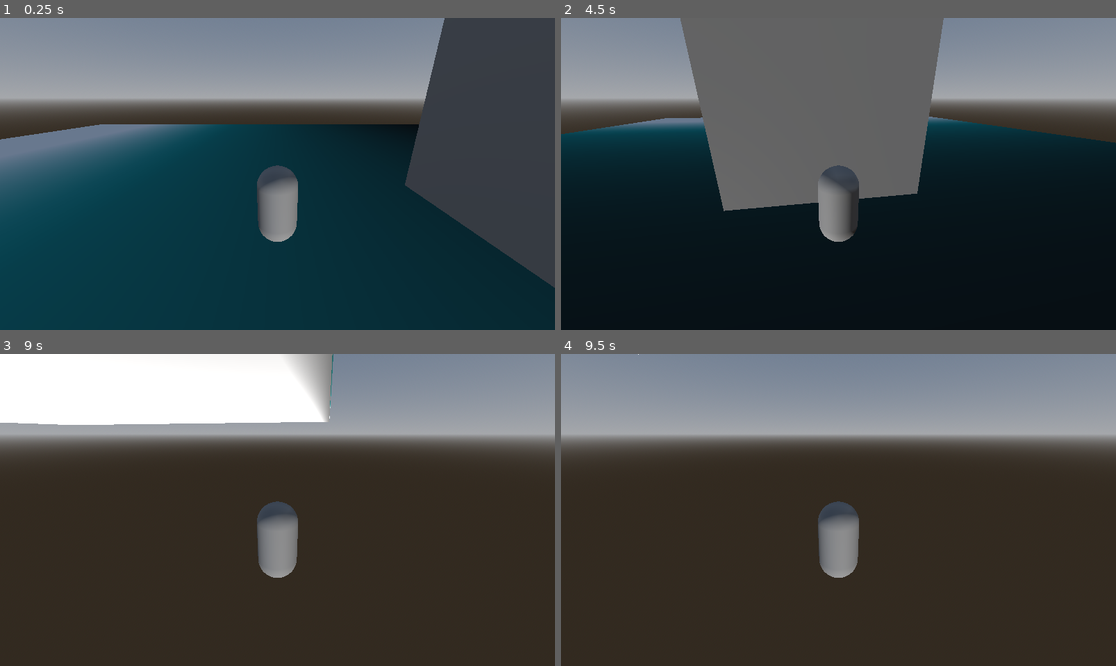
Above: before the commit, frames 1-4 (two rows, left to right).
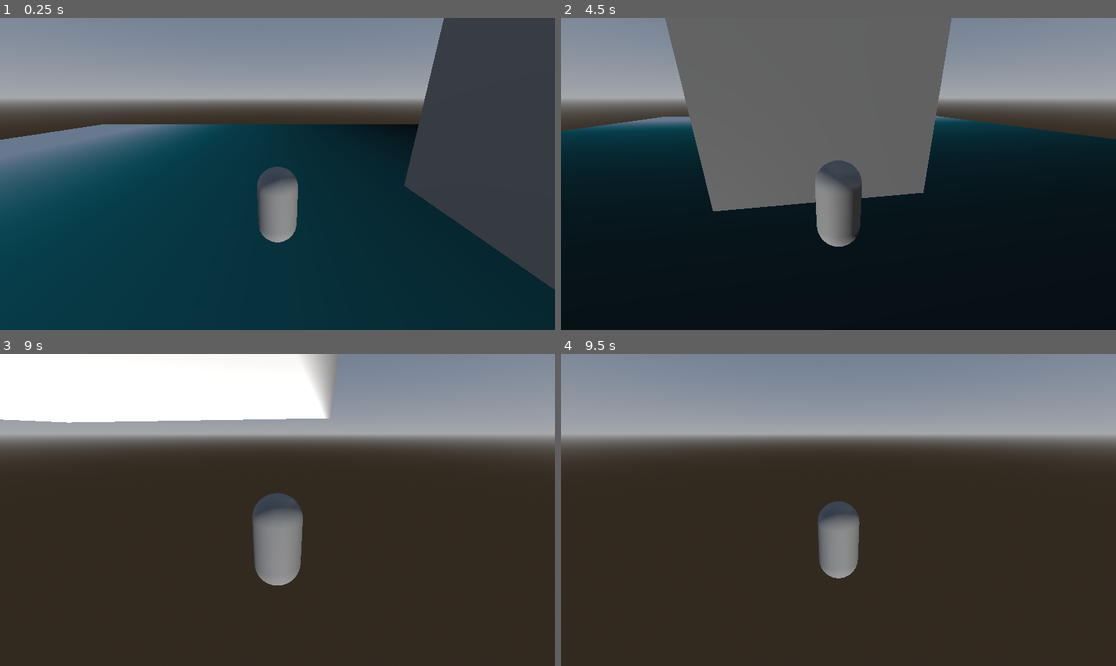
Above: after the commit, the same moments.

Repository: appellatebaton0/wild-jam-90
Game: Godot game, scene res://Scenes/Main.tscn
The game is run twice, just before and just after one commit, with the same random seed, the same clock (stepped at 60 frames per second) and the same inputs.
Inputs (mouse positions are in pixels of both pictures, inside the frame that each line leads up to):
- Up to frame 1 (0.25 s): no input
- Up to frame 2 (4.5 s): tap Enter at 0.5 s; move the mouse to (960, 158) at 0.52 s; hold D (Right) 0.53-1.28 s; tap Space (Jump) at 0.77, 1.52, 3.02, 3.77 s; move the mouse to (727, 189) at 1.27 s; hold S (Backwards) 1.28-2.03 s; move the mouse to (894, 105) at 2.02 s; hold D (Right) 2.03-2.78 s; move the mouse to (810, 236) at 2.77 s; hold W (Forwards) 2.78-3.53 s; move the mouse to (1005, 220) at 3.52 s; hold A (Left) from 3.53 s (still down); move the mouse to (672, 127) at 4.27 s
- Up to frame 3 (9 s): tap Space (Jump) at 4.52, 6.02, 6.77, 7.52 s; move the mouse to (305, 510) at 5.02 s; release A (Left) at 5.03 s; hold S (Backwards) 5.03-5.78 s; move the mouse to (194, 432) at 5.77 s; hold D (Right) 5.78-6.53 s; move the mouse to (399, 494) at 6.52 s; hold W (Forwards) 6.53-7.28 s; move the mouse to (166, 525) at 7.27 s; hold D (Right) 7.28-8.03 s; move the mouse to (333, 441) at 8.02 s; hold S (Backwards) 8.03-8.78 s; move the mouse to (249, 572) at 8.77 s; hold A (Left) from 8.78 s (still down)
- Up to frame 4 (9.5 s): keep holding A (Left); tap Space (Jump) at 9.02 s

The runs differ from the first frame. In frame 1, 0.2% of the frame differs, in the area x 0-100%, y 0-88%; in frame 2, 2.9%, in the area x 0-100%, y 0-74%; in frame 3, 2.3%; in frame 4, less than 0.1%.

Commit message:
v1.1 - Sprinting
Added a SwitchMoveBit, that will adopt the functionality of one of two others based on a condition, then wired it up to use the Walk one when you're not pressing the sprint key, and the Run one when you are.

Diff:
--- a/Scenes/Player.tscn
+++ b/Scenes/Player.tscn
@@ -5,9 +5,11 @@
 [ext_resource type="Script" uid="uid://cw1ibpybypc2" path="res://Scripts/Bits/MoveBits/3D/ControlBits/Platformer.gd" id="3_megsn"]
 [ext_resource type="Script" uid="uid://4otg5dsd8uso" path="res://Scripts/Bits/MoveBits/3D/ControlBits/WallJump.gd" id="4_yoq75"]
 [ext_resource type="Script" uid="uid://ctf2a2d7waikj" path="res://Scripts/Bits/MoveBits/3D/ControlBits/WallSlide.gd" id="5_ksbbd"]
+[ext_resource type="Script" uid="uid://nsahhp627l3l" path="res://Scripts/Bits/MoveBits/Switch.gd" id="5_megsn"]
 [ext_resource type="Script" uid="uid://djhmxrvyb8qik" path="res://Scripts/Bits/Camera3D.gd" id="6_glx4g"]
 [ext_resource type="Script" uid="uid://vjcrkxkgf2f2" path="res://Scripts/Bits/CameraFloat.gd" id="7_bhhdu"]
 [ext_resource type="Script" uid="uid://b1o48vkwquyxs" path="res://Scripts/Values/Node/ManualNode.gd" id="7_miouo"]
+[ext_resource type="Script" uid="uid://ijkm2f1r0gk7" path="res://Scripts/Values/Bool/Input.gd" id="7_yoq75"]
 
 [sub_resource type="CapsuleShape3D" id="CapsuleShape3D_r150o"]
 
@@ -26,11 +28,6 @@
 [node name="MeshInstance3D" type="MeshInstance3D" parent="CharacterBody3D" unique_id=1061541379]
 mesh = SubResource("CapsuleMesh_r150o")
 
-[node name="Platform" type="Node" parent="CharacterBody3D" unique_id=409108400]
-script = ExtResource("3_megsn")
-exclusive = false
-metadata/_custom_type_script = "uid://cw1ibpybypc2"
-
 [node name="WallJump" type="Node" parent="CharacterBody3D" unique_id=609956102]
 script = ExtResource("4_yoq75")
 exclusive = false
@@ -40,6 +37,26 @@
 script = ExtResource("5_ksbbd")
 exclusive = false
 metadata/_custom_type_script = "uid://ctf2a2d7waikj"
+
+[node name="SprintSwitch" type="Node" parent="CharacterBody3D" unique_id=737779812 node_paths=PackedStringArray("true_bit", "false_bit")]
+script = ExtResource("5_megsn")
+true_bit = NodePath("Run")
+false_bit = NodePath("Walk")
+exclusive = false
+
+[node name="Walk" type="Node" parent="CharacterBody3D/SprintSwitch" unique_id=409108400]
+script = ExtResource("3_megsn")
+metadata/_custom_type_script = "uid://cw1ibpybypc2"
+
+[node name="Run" type="Node" parent="CharacterBody3D/SprintSwitch" unique_id=2138443987]
+script = ExtResource("3_megsn")
+horizontal_max_speed = 20.0
+metadata/_custom_type_script = "uid://cw1ibpybypc2"
+
+[node name="InputValue" type="Node" parent="CharacterBody3D/SprintSwitch" unique_id=1443714533]
+script = ExtResource("7_yoq75")
+input_name = &"Sprint"
+metadata/_custom_type_script = "uid://ijkm2f1r0gk7"
 
 [node name="CameraPivot" type="Node3D" parent="." unique_id=330284818]
 
--- a/Scripts/Bits/CameraFloat.gd
+++ b/Scripts/Bits/CameraFloat.gd
@@ -12,9 +12,5 @@
 func _process(delta: float) -> void:
 	var targ:Node3D = target.value()
 
-	if ray.is_colliding():
-		print(ray.is_colliding())
-
-		targ.position = ray.to_local(ray.get_collision_point())
-	else:
-		targ.position = ray.target_position
+	# Set the target position to the point the ray hits if there is one, otherwise as far out as it goes.
+	targ.position = ray.to_local(ray.get_collision_point()) if ray.is_colliding() else lerp(targ.position, ray.target_position, 0.1)
--- a/Scripts/Bits/MoveBits/3D/ControlBits/Platformer.gd
+++ b/Scripts/Bits/MoveBits/3D/ControlBits/Platformer.gd
@@ -78,6 +78,3 @@
 
 		master.mover.velocity.x = move_toward(master.mover.velocity.x, 0, current_friction * delta)
 		master.mover.velocity.z = move_toward(master.mover.velocity.z, 0, current_friction * delta)
-
-func phys_inactive(_delta:float) -> void:
-	pass
--- a/Scripts/Bits/MoveBits/3D/Move3D.gd
+++ b/Scripts/Bits/MoveBits/3D/Move3D.gd
@@ -3,8 +3,10 @@
 
 ## The state machine this belongs to.
 @onready var master:MoveMasterBit3D = get_master()
-func get_master() -> MoveMasterBit3D:
-	var parent = get_parent()
+func get_master(with:Node = self, depth := 3) -> MoveMasterBit3D:
+	if depth == 0: return null
+
+	var parent = with.get_parent()
 
 	if parent is MoveMasterBit3D:
 		return parent
@@ -13,7 +15,7 @@
 		if child is MoveMasterBit3D:
 			return child
 
-	return null
+	return get_master(parent, depth - 1)
 
 func vec3_move_towards(from:Vector3, to:Vector3, delta:float):
 	return Vector3(move_toward(from.x, to.x, delta), move_toward(from.y, to.y, delta), move_toward(from.z, to.z, delta))
--- /dev/null
+++ b/Scripts/Bits/MoveBits/Switch.gd
@@ -0,0 +1,22 @@
+class_name SwitchMoveBit extends MoveBit
+## Passes the functionality of one of two MoveBits on, based on a condition.
+
+## The condition used to decide which bit is active.
+@export var condition:BoolValue
+
+@export var true_bit :MoveBit ## The bit to use when the condition is true.
+@export var false_bit:MoveBit ## The bit to use when the condition is false.
+
+func _ready() -> void: if not condition: for child in get_children(): if child is BoolValue: condition = child
+
+## Wrap all the functions around an abstracted active_bit.
+func on_active() -> void: active_bit().on_active()
+func on_inactive() -> void: active_bit().on_inactive()
+
+func active(delta:float) -> void: active_bit().active(delta)
+func inactive(delta:float) -> void: active_bit().inactive(delta)
+
+func phys_active(delta:float) -> void: active_bit().phys_active(delta)
+func phys_inactive(delta:float) -> void: active_bit().phys_inactive(delta)
+
+func active_bit() -> MoveBit: return true_bit if condition.value() else false_bit
--- /dev/null
+++ b/Scripts/Values/Bool/Input.gd
@@ -0,0 +1,6 @@
+class_name InputValue extends BoolValue
+## Returns whether an input is currently down.
+
+@export var input_name:StringName
+
+func value() -> bool: return Input.is_action_pressed(input_name)
--- a/project.godot
+++ b/project.godot
@@ -42,6 +42,11 @@
 "events": [Object(InputEventKey,"resource_local_to_scene":false,"resource_name":"","device":-1,"window_id":0,"alt_press …(192 unchanged characters)…
 ]
 }
+Sprint={
+"deadzone": 0.2,
+"events": [Object(InputEventKey,"resource_local_to_scene":false,"resource_name":"","device":-1,"window_id":0,"alt_pressed":false,"shift_pressed":false,"ctrl_pressed":false,"meta_pressed":false,"pressed":false,"keycode":0,"physical_keycode":4194325,"key_label":0,"unicode":0,"location":0,"echo":false,"script":null)
+]
+}
 
 [physics]
 
Not shown, added: Scripts/Bits/MoveBits/Switch.gd.uid
Not shown, added: Scripts/Values/Bool/Input.gd.uid
